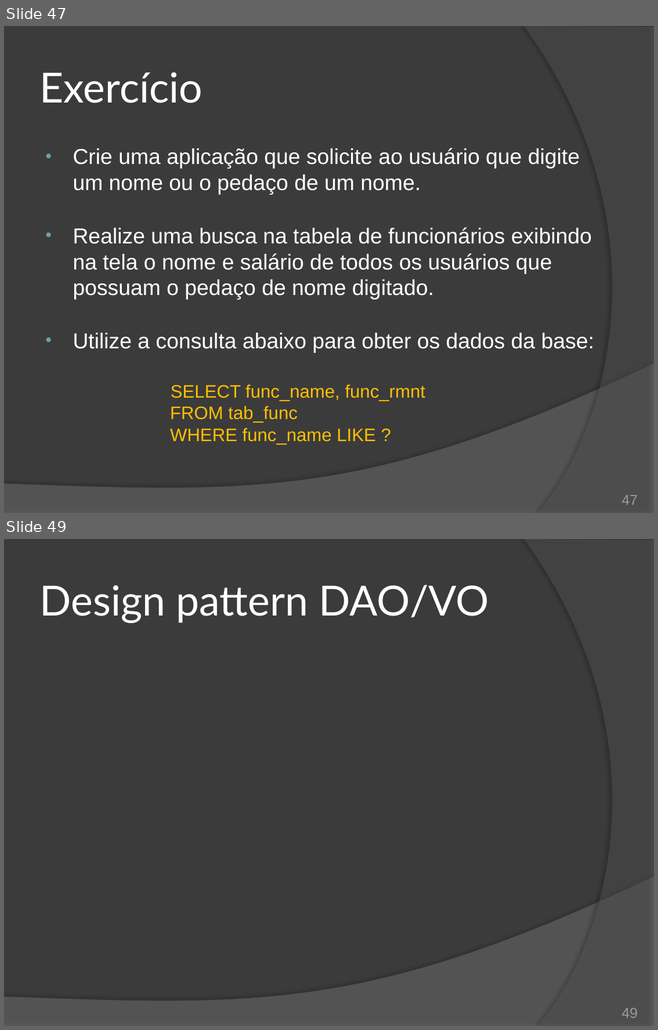
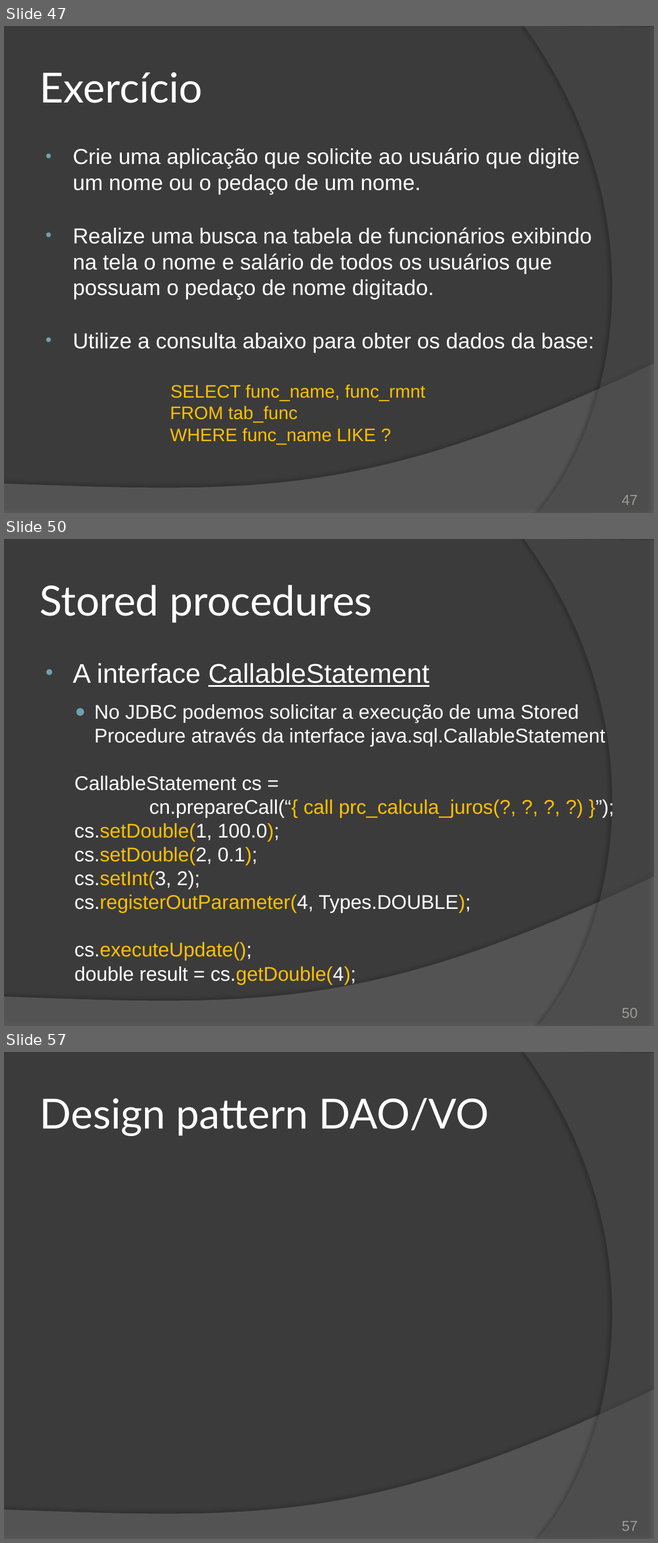
Before and after one commit to duchesqui/slzvieira-training, a slide deck: 2-Java-Programmer-Modulo-II/19.Capitulo11.pptx. Shown one above the other, each under a label of ours: slides 47 and 49 before the commit, slides 47, 50 and 57 after it; the slides between them are not shown. The pictures are 658x1030 and 658x1543 pixels, drawn with LibreOffice and Linux fonts; fonts in the diff are those of the drawing. Boxes give left, top, right and bottom in pixels: in the first picture for what was removed or moved away, otherwise in the second. Text is boxed around its words. In the diff, an @@ line names an element or a change of style, - is before the commit and + after.

Commit message:
JDBC: Stored Procedures

```diff
--- a/2-Java-Programmer-Modulo-II/19.Capitulo11.pptx
+++ b/2-Java-Programmer-Modulo-II/19.Capitulo11.pptx
@@ slide 50 added at (4, 539, 654, 1026), background #3B3B3B; not listed: 2 template elements that a slide beside it also shows @@
@@ title added at (40, 585, 372, 623), 46 pt, text #FFFFFF @@
+Stored procedures
@@ text added at (73, 663, 605, 984), 22 pt, text #FFFFFF @@
+• A interface CallableStatement
+  ● No JDBC podemos solicitar a execução de uma Stored Procedure através da interface java.sql.CallableStatement
+CallableStatement cs =
+cn.prepareCall(“{ call prc_calcula_juros(?, ?, ?, ?) }”);
+cs.setDouble(1, 100.0);
+cs.setDouble(2, 0.1);
+cs.setInt(3, 2);
+cs.registerOutParameter(4, Types.DOUBLE);
+cs.executeUpdate();
+double result = cs.getDouble(4);
@@ page number added at (621, 1008, 637, 1018), 16 pt, text #9D9B9A @@
+50
@@ what was slide 49 is now slide 57 @@
@@ page number at (621, 1521, 637, 1531): text changed @@
-49
+57
```
Also in this commit, not shown: 1 slide changed, 7 other slides added, 1 other file.
